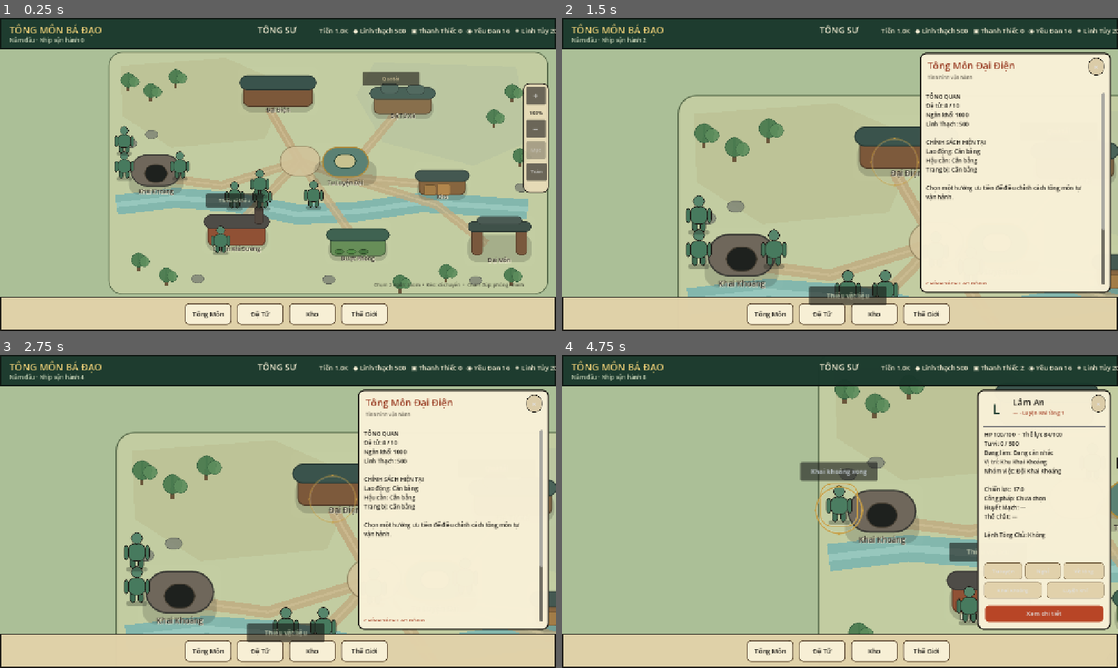
Above: before the commit, frames 1-4 (two rows, left to right).
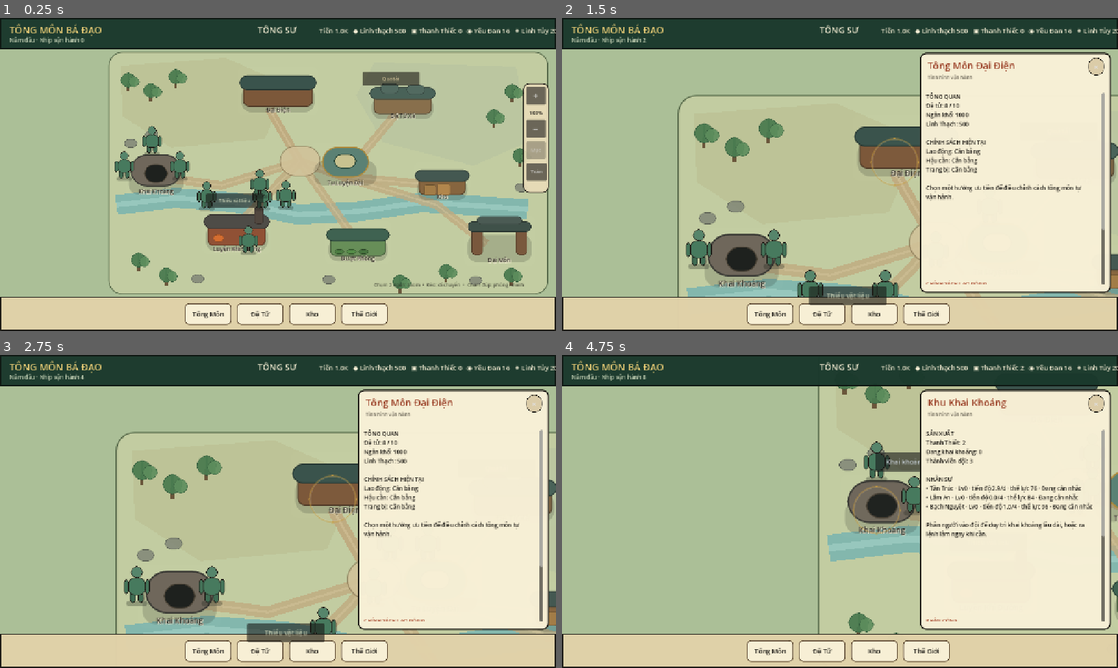
Above: after the commit, the same moments.

Repository: vuanhtuan161094-byte/TongMonBaDao
Game: Godot game, scene res://scenes/p3/p3_2_landscape_sect.tscn
Same seed, same stepped clock (60 frames per second), same inputs: the game is played once before the commit and once after it.
Inputs (mouse positions are in pixels of both pictures, inside the frame that each line leads up to):
- Up to frame 1 (0.25 s): no input
- Up to frame 2 (1.5 s): click (840, 89) at 0.5 s; click (1073, 161) at 1.25 s
- Up to frame 3 (2.75 s): click (433, 586) at 2 s
- Up to frame 4 (4.75 s): click (739, 596) at 2.75 s; click (990, 583) at 3.5 s; click (840, 495) at 4.27 s

The runs differ from the first frame. In frame 1, 1.7% of the frame differs, in the area x 20-59%, y 34-76%; in frame 2, 0.9%; in frame 3, 1.0%; in frame 4, 19%, in the area x 42-100%, y 10-90%.

Commit message:
Persist canonical P3.7 warehouse state

Diff:
--- a/godot/src/simulation/state/sect_state.gd
+++ b/godot/src/simulation/state/sect_state.gd
@@ -60,6 +60,13 @@
 var equipment_forge_index: int = 0
 var equipment_event_count: int = 0
 var equipment_policy: StringName = &"balanced"
+
+# P3.7 canonical stackable-resource warehouse. Fully opt-in.
+# When enabled, forge_materials and technique_materials are legacy-empty bridges only.
+var p3_7_resources_enabled: bool = false
+var warehouse_resources: Dictionary = {}
+var warehouse_rules: Dictionary = {}
+var warehouse_event_count: int = 0
 
 # P2.7 disciple workforce/schedule/group policy.
 var workforce_enabled: bool = false
@@ -134,6 +141,11 @@
         data["equipment_forge_index"] = equipment_forge_index
         data["equipment_event_count"] = equipment_event_count
         data["equipment_policy"] = str(equipment_policy)
+    if p3_7_resources_enabled or warehouse_event_count > 0 or not warehouse_resources.is_empty() or not warehouse_rules.is_empty():
+        data["p3_7_resources_enabled"] = p3_7_resources_enabled
+        data["warehouse_resources"] = warehouse_resources.duplicate(true)
+        data["warehouse_rules"] = warehouse_rules.duplicate(true)
+        data["warehouse_event_count"] = warehouse_event_count
     if workforce_enabled or workforce_event_count > 0 or forge_support_points > 0 or not work_groups.is_empty():
         data["workforce_enabled"] = workforce_enabled
         data["work_policy"] = str(work_policy)
@@ -196,6 +208,10 @@
     state.equipment_forge_index = maxi(int(data.get("equipment_forge_index", 0)), 0)
     state.equipment_event_count = maxi(int(data.get("equipment_event_count", 0)), 0)
     state.equipment_policy = StringName(data.get("equipment_policy", "balanced"))
+    state.p3_7_resources_enabled = bool(data.get("p3_7_resources_enabled", false))
+    state.warehouse_resources = _int_dictionary(data.get("warehouse_resources", {}))
+    state.warehouse_rules = _warehouse_rule_dictionary(data.get("warehouse_rules", {}))
+    state.warehouse_event_count = maxi(int(data.get("warehouse_event_count", 0)), 0)
     state.workforce_enabled = bool(data.get("workforce_enabled", false))
     state.work_policy = StringName(data.get("work_policy", "balanced"))
     state.work_groups = _work_group_dictionary(data.get("work_groups", {}))
@@ -233,6 +249,22 @@
         normalized[str(key)] = maxi(int(value[key]), 0)
     return normalized
 
+static func _warehouse_rule_dictionary(value: Variant) -> Dictionary:
+    var normalized: Dictionary = {}
+    if not (value is Dictionary):
+        return normalized
+    var keys: Array = value.keys()
+    keys.sort()
+    for raw_key in keys:
+        var raw_rule = value[raw_key]
+        if not (raw_rule is Dictionary):
+            continue
+        normalized[str(raw_key)] = {
+            "reserve_min": maxi(int(raw_rule.get("reserve_min", 0)), 0),
+            "locked": bool(raw_rule.get("locked", false))
+        }
+    return normalized
+
 static func _bool_dictionary(value: Variant) -> Dictionary:
     var normalized: Dictionary = {}
     if not (value is Dictionary):
